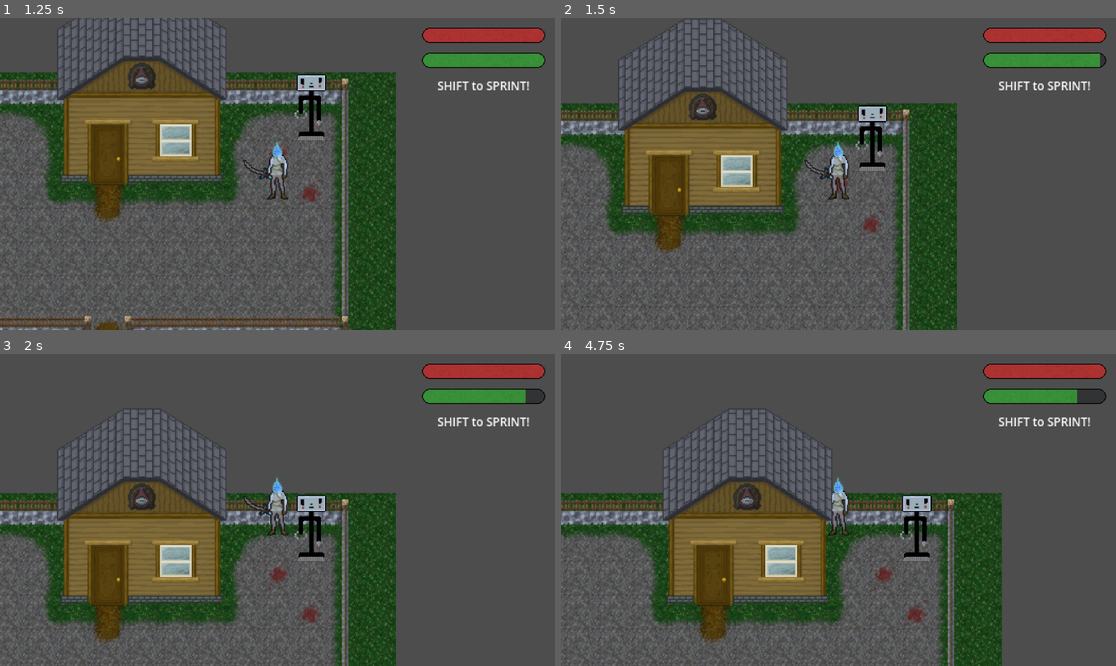
Above: before the commit, frames 1-4 (two rows, left to right).
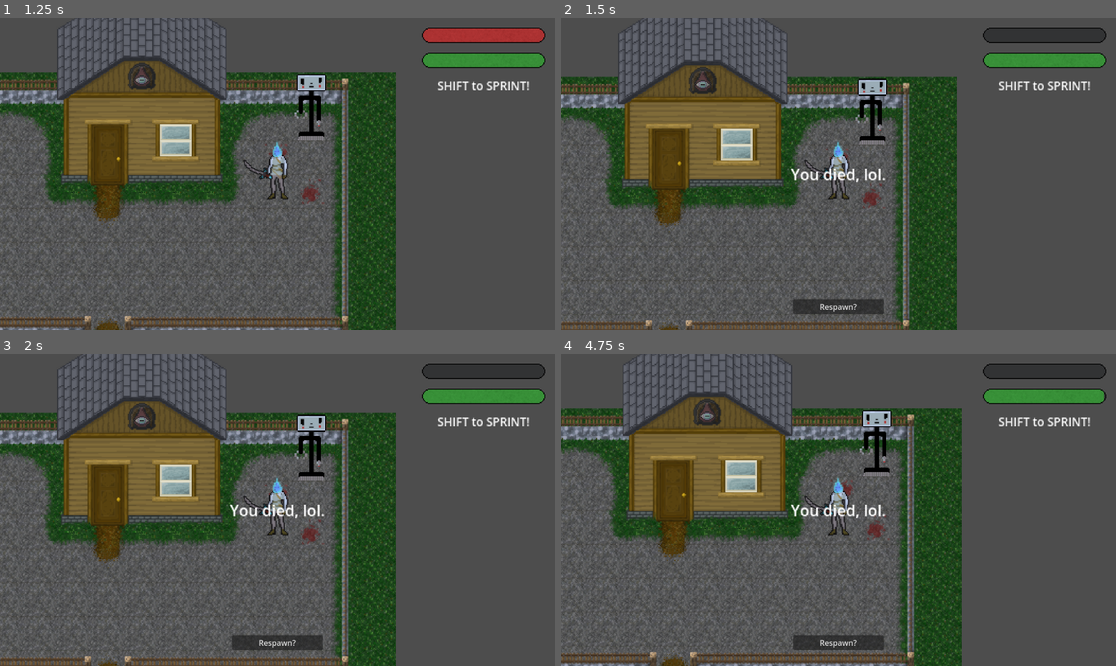
Above: after the commit, the same moments.

Repository: DropTheMag/Eldritch
Game: Godot game, scene res://Menus/MainMenu/MainMenu.tscn
The game is run twice, just before and just after one commit, with the same random seed, the same clock (stepped at 60 frames per second) and the same inputs.
Inputs (mouse positions are in pixels of both pictures, inside the frame that each line leads up to):
- Up to frame 1 (1.25 s): click "New Game" at 0.5 s
- Up to frame 2 (1.5 s): tap Enter at 1.25 s; hold Up (ui_up) from 1.28 s (still down); hold Shift (shift) from 1.28 s (still down)
- Up to frame 3 (2 s): keep holding Up (ui_up); keep holding Shift (shift); tap E (ui_e) at 1.55 s
- Up to frame 4 (4.75 s): release Up (ui_up) at 2 s; release Shift (shift) at 2 s; click (838, 644) at 2 s, where only the run after the commit has a clickable "Respawn?"; tap Space at 2.75 s; hold Up (ui_up) 2.78-3.5 s; tap E (ui_e) at 2.85, 4.55 s; tap Shift (shift) at 3.05 s; click (838, 644) at 3.5 s, where only the run after the commit has a clickable "Respawn?"; tap Enter at 4.25 s; hold Left (ui_left) from 4.28 s (still down); hold Shift (shift) from 4.28 s (still down)

Frame 1 is identical in both runs. In frame 2, 26% of the frame differs, in the area x 0-99%, y 0-100%; in frame 3, 39%; in frame 4, 48%.

Commit message:
A ton of optimizations and shit
- Setup scene preloading and camera-independent UIs
- Redesigned the respawn button and started experimenting with animations.
- Redesigned the DialogueUI functions and the RespawnUI buttons. PlayerUI was updated as well.
- Added easy kill function to test deaths.

Diff:
--- a/Player/Player.gd
+++ b/Player/Player.gd
@@ -3,60 +3,60 @@
 # Player stats and variables
 @onready var player_controller = $Controller
 var health = 100
+@onready var character_sprite = $Controller/Sprite
 
 # Preload and instantiate the PlayerUI scene and health_bar/stamina_bar to access and modify their values
-@onready var player_ui = preload("res://Player/UI/PlayerUI.tscn").instantiate()
+@onready var player_ui = preload("res://Player/UI/Player/PlayerUI.tscn").instantiate()
 @onready var health_bar = player_ui.get_node("MarginContainer/VBoxContainer/HealthBar")
 @onready var stamina_bar = player_ui.get_node("MarginContainer/VBoxContainer/StaminaBar")
 
-@onready var character_sprite = $Controller/Sprite
+# Preload and instantiate the DialogueUI scene and variables to access and modify their values
+var dialogue_initiator_collider = null
+@onready var dialogue_ui = preload("res://Player/UI/Dialogue/DialogueUI.tscn").instantiate()
 
-# Dialogue interaction variables
-var dialogue_initiator_collider = null
-@onready var dialogue_ui = preload("res://Player/UI/DialogueUI.tscn").instantiate()
-@onready var dialogue_button = dialogue_ui.get_node("DialogueButton")
-
-# Respawn button
-@onready var respawn_button = $Controller/RespawnButton
+# Preload and instantiate the Respawn UI and button
+@onready var respawn_ui = preload("res://Player/UI/Respawn/RespawnUI.tscn").instantiate()
+# @onready var respawn_button = respawn_ui.get_node("RespawnButton")
 
 # Runs when the node is added to the scene, before any other operations complete
 func _ready():
 	# Set player initial health value
 	health_bar.value = health
 
-	# Adds the playerUI to the scene tree, displays independently of camera zoom--fixed to viewport
+	# Add all instantiated UIs to player view, independent of camera zoom.
 	add_child(player_ui)
-
-	# Adds the dialogueUI to the scene tree for later use
 	add_child(dialogue_ui)
+	add_child(respawn_ui)
 
 func _process(delta):
-
 	# Set health bar, monitor player health and perform functions on it.
 	health_bar.value = health
 	if health <=0:
 		player_controller.can_move = false
-		respawn_button.visible = true
+		respawn_ui.visible = true
 
 	# Check if player presses "e" to advance, randomize, select, or close dialogue
 	if Input.is_action_just_pressed("ui_e"):
 		if dialogue_initiator_collider:
 			if dialogue_initiator_collider.is_in_group("HelperBot"):
-				dialogue_button.show_random_dialogue(dialogue_initiator_collider.dialogue_sequence)
+				dialogue_ui.show_random_dialogue(dialogue_initiator_collider.dialogue_sequence)
 		else:
-			dialogue_button.close_dialogue()
-			dialogue_button.reset_dialogue_timer()
+			dialogue_ui.close_dialogue()
+			dialogue_ui.reset_dialogue_timer()
+
+	if Input.is_action_just_pressed("shift"):
+		health = 0
 
 # Check if player enters dialog initiator, if so, show/set dialog and reset previous timer (if running)
 func _on_dialog_collision_tracker_body_entered(body):
 	dialogue_initiator_collider = body
 	if dialogue_initiator_collider.is_in_group("HelperBot"):
-		dialogue_button.reset_dialogue_timer()
-		dialogue_button.show_random_dialogue(dialogue_initiator_collider.dialogue_sequence)
+		dialogue_ui.reset_dialogue_timer()
+		dialogue_ui.show_random_dialogue(dialogue_initiator_collider.dialogue_sequence)
 
 # Check if the player leaves a dialog initiator, if so, start dialog closing timer
 func _on_dialog_collision_tracker_body_exited(body):
 	if dialogue_initiator_collider:
 		if dialogue_initiator_collider.is_in_group("HelperBot"):
-			dialogue_button.reset_dialogue_timer(true)
+			dialogue_ui.reset_dialogue_timer(true)
 		dialogue_initiator_collider = null
--- a/Player/Player.tscn
+++ b/Player/Player.tscn
@@ -1,16 +1,15 @@
-[gd_scene load_steps=8 format=3 uid="uid://5v7eku1ehhaw"]
+[gd_scene load_steps=7 format=3 uid="uid://5v7eku1ehhaw"]
 
 [ext_resource type="Script" path="res://Player/Player.gd" id="1_60eyx"]
 [ext_resource type="Script" path="res://Player/PlayerController.gd" id="2_4u0yv"]
 [ext_resource type="Texture2D" uid="uid://bi8ue4vbablpy" path="res://Player/Sprites/PlayerSprite.png" id="2_7jrwh"]
 [ext_resource type="Texture2D" uid="uid://bqb8hjbijtap6" path="res://Player/Weapons/Sword.png" id="2_iwb0i"]
-[ext_resource type="Script" path="res://Player/RespawnButton.gd" id="11_hrojc"]
+
+[sub_resource type="RectangleShape2D" id="RectangleShape2D_e3615"]
+size = Vector2(20, 8)
 
 [sub_resource type="RectangleShape2D" id="RectangleShape2D_012nu"]
 size = Vector2(24, 12)
-
-[sub_resource type="RectangleShape2D" id="RectangleShape2D_e3615"]
-size = Vector2(20, 8)
 
 [node name="Player" type="Node2D"]
 z_index = 3
@@ -35,25 +34,15 @@
 rotation = -1.11307
 texture = ExtResource("2_iwb0i")
 
+[node name="CollisionArea" type="CollisionShape2D" parent="Controller" groups=["Player"]]
+position = Vector2(0, -4)
+shape = SubResource("RectangleShape2D_e3615")
+
 [node name="DialogueCollisionArea" type="Area2D" parent="Controller"]
 
 [node name="DialogueCollisionShape" type="CollisionShape2D" parent="Controller/DialogueCollisionArea"]
 position = Vector2(0, -4)
 shape = SubResource("RectangleShape2D_012nu")
 
-[node name="RespawnButton" type="Button" parent="Controller"]
-visible = false
-offset_left = -97.0
-offset_top = 58.0
-offset_right = 91.0
-offset_bottom = 89.0
-text = "You died, lol. Respawn?"
-script = ExtResource("11_hrojc")
-
-[node name="CollisionArea" type="CollisionShape2D" parent="Controller" groups=["Player"]]
-position = Vector2(0, -4)
-shape = SubResource("RectangleShape2D_e3615")
-
 [connection signal="body_entered" from="Controller/DialogueCollisionArea" to="." method="_on_dialog_collision_tracker_body_entered"]
 [connection signal="body_exited" from="Controller/DialogueCollisionArea" to="." method="_on_dialog_collision_tracker_body_exited"]
-[connection signal="pressed" from="Controller/RespawnButton" to="Controller/RespawnButton" method="_on_pressed"]
--- a/Player/RespawnButton.gd
+++ /dev/null
@@ -1,11 +0,0 @@
-extends Button
-
-@onready var player = get_parent().get_parent()
-@onready var player_controller = get_parent()
-
-func _on_pressed():
-	# Respawn the player at location., reset health, reenable movement
-	visible = false
-	player.health = 100
-	player_controller.position = Vector2(0, 0)
-	player_controller.can_move = true
--- a/Player/UI/Dialog/DialogueButton.gd
+++ b/Player/UI/Dialogue/DialogueUI.gd
@@ -1,10 +1,12 @@
-extends Button
+extends CanvasLayer
 
 # Set how long the dialog stays open when the character leaves a dialog initiator
 var dialogue_timer = 0
 var timer_running = false
 
 var dialogue_disappear_time = 2 # in seconds
+
+@onready var dialogue_button = $DialogueButton
 
 # Hide the dialog box before initialization (allows it to still be viewed while editing)
 func _init():
@@ -26,12 +28,12 @@
 
 # Show a specified dialogue string to the player through the dialogue system
 func show_dialogue(dialogue):
-	text = dialogue
+	dialogue_button.text = dialogue
 	visible = true
 
 # Show a specified random dialogue from a string array to the player through the dialogue system
 func show_random_dialogue(dialogue_list):
-	text = dialogue_list[randi_range(0, dialogue_list.size() - 1)]
+	dialogue_button.text = dialogue_list[randi_range(0, dialogue_list.size() - 1)]
 	visible = true
 
 # Close the currently open dialogue.
--- a/Player/UI/DialogueUI.tscn
+++ b/Player/UI/Dialogue/DialogueUI.tscn
@@ -1,8 +1,9 @@
 [gd_scene load_steps=2 format=3 uid="uid://ch3cxpbt86vf3"]
 
-[ext_resource type="Script" path="res://Player/UI/Dialog/DialogueButton.gd" id="1_xniqy"]
+[ext_resource type="Script" path="res://Player/UI/Dialogue/DialogueUI.gd" id="1_ncqia"]
 
 [node name="CanvasLayer" type="CanvasLayer"]
+script = ExtResource("1_ncqia")
 
 [node name="DialogueButton" type="Button" parent="."]
 z_index = 10
@@ -17,8 +18,7 @@
 offset_bottom = -30.0
 grow_horizontal = 2
 grow_vertical = 0
-pivot_offset = Vector2(-1, 0)
+pivot_offset = Vector2(500, 16)
 text = "He has a mean look in his eyes..."
-script = ExtResource("1_xniqy")
 
-[connection signal="pressed" from="DialogueButton" to="DialogueButton" method="_on_pressed"]
+[connection signal="pressed" from="DialogueButton" to="." method="_on_pressed"]
--- /dev/null
+++ b/Player/UI/Respawn/RespawnUI.gd
@@ -0,0 +1,15 @@
+extends CanvasLayer
+
+@onready var player = get_parent()
+@onready var player_controller = player.get_node("Controller")
+
+# Hide UI elements on initialization. Leaves visible in editor for editing, hides in-game until needed
+func _init():
+	visible = false
+
+func _on_respawn_button_pressed():
+	# Respawn the player at location when pressed, reset health, reenable movement
+	visible = false
+	player.health = 100
+	player_controller.position = Vector2(0, 0)
+	player_controller.can_move = true
--- /dev/null
+++ b/Player/UI/Respawn/RespawnUI.tscn
@@ -0,0 +1,66 @@
+[gd_scene load_steps=4 format=3 uid="uid://d0qycynnwe2fx"]
+
+[ext_resource type="Script" path="res://Player/UI/Respawn/RespawnUI.gd" id="1_q83l8"]
+
+[sub_resource type="Animation" id="Animation_628pp"]
+resource_name = "respawn_text_animation"
+length = 5.0
+tracks/0/type = "value"
+tracks/0/imported = false
+tracks/0/enabled = true
+tracks/0/path = NodePath("DeathLabel:scale")
+tracks/0/interp = 1
+tracks/0/loop_wrap = true
+tracks/0/keys = {
+"times": PackedFloat32Array(0, 5),
+"transitions": PackedFloat32Array(1, 1),
+"update": 0,
+"values": [Vector2(1, 1), Vector2(2, 2)]
+}
+
+[sub_resource type="AnimationLibrary" id="AnimationLibrary_5x0i3"]
+_data = {
+"respawn_text_animation": SubResource("Animation_628pp")
+}
+
+[node name="CanvasLayer" type="CanvasLayer"]
+script = ExtResource("1_q83l8")
+
+[node name="DeathLabel" type="Label" parent="."]
+anchors_preset = 8
+anchor_left = 0.5
+anchor_top = 0.5
+anchor_right = 0.5
+anchor_bottom = 0.5
+offset_left = -49.5
+offset_top = -11.5
+offset_right = 49.5
+offset_bottom = 11.5
+grow_horizontal = 2
+grow_vertical = 2
+scale = Vector2(2, 2)
+pivot_offset = Vector2(49.5, 11.5)
+text = "You died, lol.
+"
+
+[node name="AnimationPlayer" type="AnimationPlayer" parent="DeathLabel"]
+root_node = NodePath("../..")
+libraries = {
+"": SubResource("AnimationLibrary_5x0i3")
+}
+
+[node name="RespawnButton" type="Button" parent="."]
+anchors_preset = 7
+anchor_left = 0.5
+anchor_top = 1.0
+anchor_right = 0.5
+anchor_bottom = 1.0
+offset_left = -94.0
+offset_top = -64.0
+offset_right = 94.0
+offset_bottom = -33.0
+grow_horizontal = 2
+grow_vertical = 0
+text = "Respawn?"
+
+[connection signal="pressed" from="RespawnButton" to="." method="_on_respawn_button_pressed"]
Not shown: 2 places in Player/UI/Player/PlayerUI.tscn that only renumber resources
